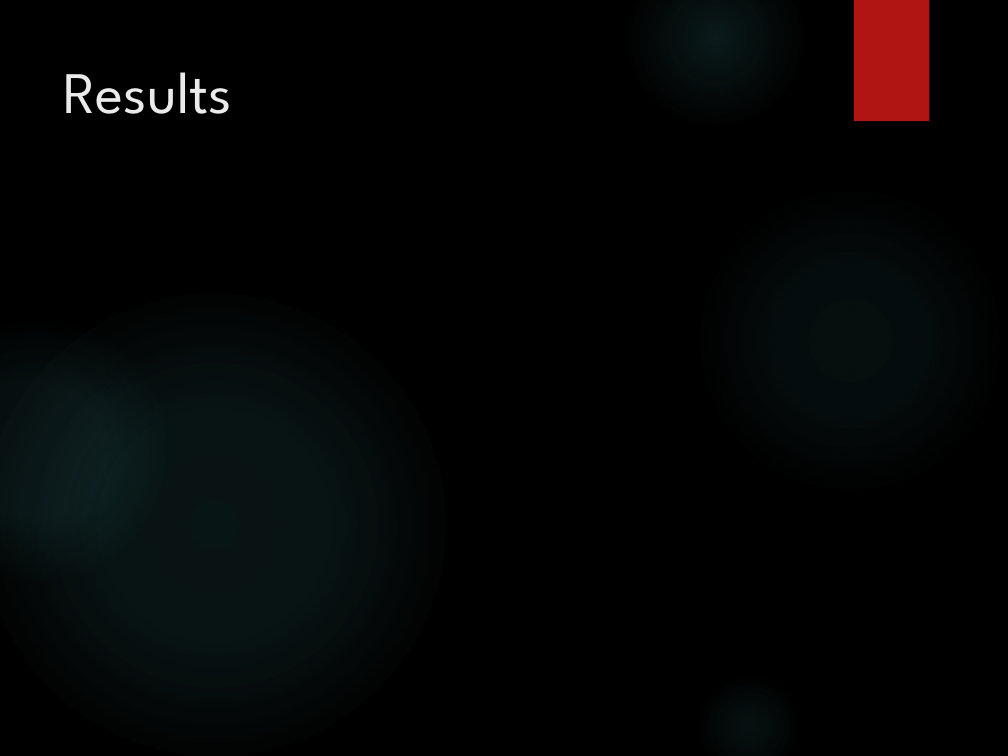
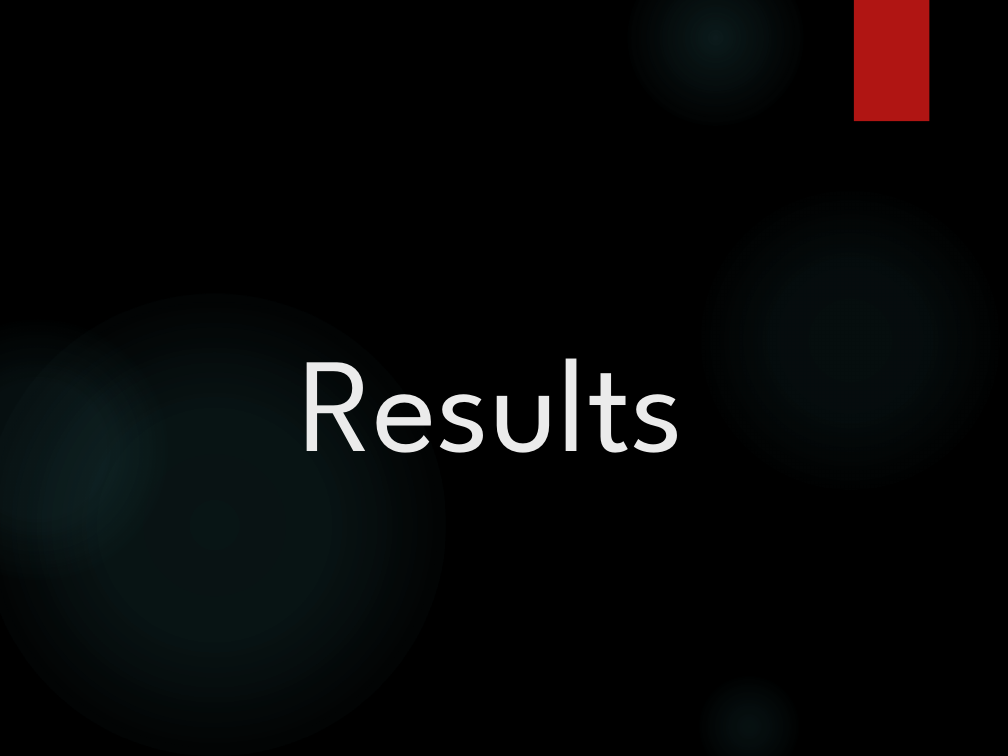
Before and after one commit to seancoogan/vtk_dynamic_color, a slide deck: slide 14 of MSIM741_slides_BARBACHEM_COOGAN.pptx (slide 11 before the commit). Drawn at 1008x756 pixels with LibreOffice and Linux fonts; fonts in the diff are those of the drawing; background and template pictures are left out. Boxes give left, top, right and bottom in pixels: in the first picture for what was removed or moved away, otherwise in the second. Text is boxed around its words. In the diff, an @@ line names an element or a change of style, - is before the commit and + after.

```diff
--- a/MSIM741_slides_BARBACHEM_COOGAN.pptx
+++ b/MSIM741_slides_BARBACHEM_COOGAN.pptx
@@ title "Results": place and size @@
-title "Results" at box(63, 72, 232, 114)
+title "Results" at box(299, 358, 684, 453)
@@ title "Results" at box(299, 358, 684, 453): size 42 to 96 pt; alignment left to centre @@
```
Also in this commit, not shown: 1 other slide changed, 11 slides added, 3 slides removed.
